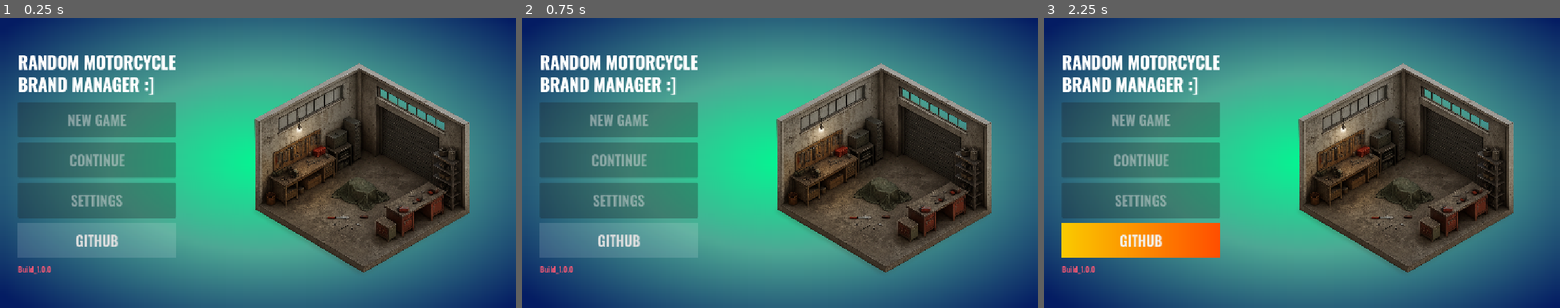
Above: before the commit, frames 1-3 (left to right).
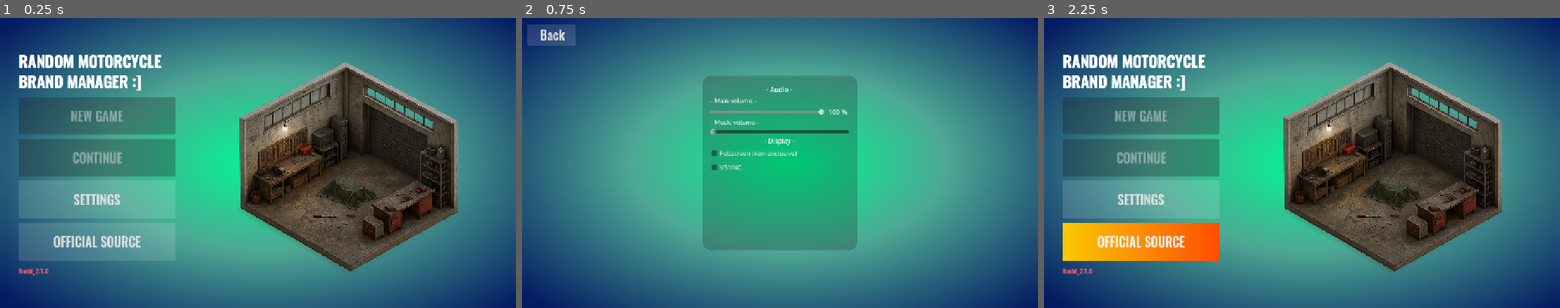
Above: after the commit, the same moments.

Repository: ryno57/RMBM
Game: Godot game, scene res://TitleScreen.tscn
The game is run twice, just before and just after one commit, with the same random seed, the same clock (stepped at 60 frames per second) and the same inputs.
Inputs (mouse positions are in pixels of both pictures, inside the frame that each line leads up to):
- Up to frame 1 (0.25 s): no input
- Up to frame 2 (0.75 s): click (620, 200) at 0.5 s, where only the run after the commit has a clickable "SETTINGS"
- Up to frame 3 (2.25 s): click (1074, 35) at 1.25 s, where only the run after the commit has a clickable "Back"; click "GITHUB" (after the commit: "OFFICIAL SOURCE") at 2 s

The runs differ from the first frame. In frame 1, 22% of the frame differs, in the area x 3-91%, y 12-89%; in frame 2, 49%, in the area x 1-91%, y 2-89%; in frame 3, 22%.

Commit message:
Build_2.1.0
see the release for the notes

Diff:
--- a/TitleScreen.tscn
+++ b/TitleScreen.tscn
@@ -1,20 +1,9 @@
-[gd_scene load_steps=12 format=3 uid="uid://7lmdsg8cf2d1"]
+[gd_scene load_steps=11 format=3 uid="uid://7lmdsg8cf2d1"]
 
 [ext_resource type="Script" uid="uid://ckoi5gbwaowv7" path="res://scripts/title_screen.gd" id="1_1xr1c"]
 [ext_resource type="FontFile" uid="uid://coouv157ntw6k" path="res://assets/FONT/Oswald-SemiBold.ttf" id="1_fnlyl"]
 [ext_resource type="Texture2D" uid="uid://c474jqx8lis63" path="res://assets/Rooms/garage_1.png" id="2_pkhjh"]
-
-[sub_resource type="Gradient" id="Gradient_kc5n2"]
-offsets = PackedFloat32Array(0, 0.4489796, 1)
-colors = PackedColorArray(3.0310523e-06, 0.9752752, 0.573129, 1, 0.30262834, 0.65751445, 0.5797984, 1, 0.016932715, 0.111548916, 0.38694713, 1)
-metadata/_snap_enabled = true
-metadata/_snap_count = 49
-
-[sub_resource type="GradientTexture2D" id="GradientTexture2D_kc5n2"]
-gradient = SubResource("Gradient_kc5n2")
-fill = 1
-fill_from = Vector2(0.51760566, 0.49823943)
-metadata/_snap_count = 58
+[ext_resource type="Texture2D" uid="uid://ct4idplogtxeb" path="res://assets/BGText.tres" id="2_tu0on"]
 
 [sub_resource type="LabelSettings" id="LabelSettings_pkhjh"]
 line_spacing = -9.52
@@ -29,29 +18,37 @@
 [sub_resource type="Gradient" id="Gradient_fnlyl"]
 colors = PackedColorArray(0.98039216, 0.7921569, 0, 1, 1, 0.30588236, 0, 1)
 
-[sub_resource type="GradientTexture1D" id="GradientTexture1D_pkhjh"]
+[sub_resource type="GradientTexture1D" id="GradientTexture1D_tu0on"]
 gradient = SubResource("Gradient_fnlyl")
 
 [sub_resource type="StyleBoxTexture" id="StyleBoxTexture_1xr1c"]
-texture = SubResource("GradientTexture1D_pkhjh")
+texture = SubResource("GradientTexture1D_tu0on")
 
 [sub_resource type="LabelSettings" id="LabelSettings_fnlyl"]
 font = ExtResource("1_fnlyl")
 font_size = 17
 font_color = Color(1, 0.34509805, 0.4509804, 1)
 
-[node name="CanvasLayer" type="CanvasLayer"]
-script = ExtResource("1_1xr1c")
-
-[node name="background" type="TextureRect" parent="."]
+[node name="Control" type="Control" unique_id=1118311297]
+layout_mode = 3
 anchors_preset = 15
 anchor_right = 1.0
 anchor_bottom = 1.0
 grow_horizontal = 2
 grow_vertical = 2
-texture = SubResource("GradientTexture2D_kc5n2")
+script = ExtResource("1_1xr1c")
 
-[node name="VBoxContainer" type="VBoxContainer" parent="."]
+[node name="background" type="TextureRect" parent="." unique_id=1149912720]
+layout_mode = 1
+anchors_preset = 15
+anchor_right = 1.0
+anchor_bottom = 1.0
+grow_horizontal = 2
+grow_vertical = 2
+texture = ExtResource("2_tu0on")
+
+[node name="VBoxContainer" type="VBoxContainer" parent="." unique_id=91296457]
+layout_mode = 1
 anchors_preset = -1
 anchor_left = 0.035
 anchor_top = 0.105
@@ -59,13 +56,13 @@
 anchor_bottom = 0.887
 theme_override_constants/separation = 11
 
-[node name="Label" type="Label" parent="VBoxContainer"]
+[node name="Label" type="Label" parent="VBoxContainer" unique_id=1893324453]
 layout_mode = 2
 text = "RANDOM MOTORCYCLE
 BRAND MANAGER :]"
 label_settings = SubResource("LabelSettings_pkhjh")
 
-[node name="Button" type="Button" parent="VBoxContainer"]
+[node name="Button" type="Button" parent="VBoxContainer" unique_id=1968444584 groups=["buttons"]]
 layout_mode = 2
 size_flags_vertical = 3
 focus_mode = 0
@@ -82,7 +79,7 @@
 disabled = true
 text = "NEW GAME"
 
-[node name="Button2" type="Button" parent="VBoxContainer"]
+[node name="Button2" type="Button" parent="VBoxContainer" unique_id=872699388 groups=["buttons"]]
 layout_mode = 2
 size_flags_vertical = 3
 focus_mode = 0
@@ -99,7 +96,7 @@
 disabled = true
 text = "CONTINUE"
 
-[node name="Button3" type="Button" parent="VBoxContainer"]
+[node name="Button3" type="Button" parent="VBoxContainer" unique_id=1316568681 groups=["buttons"]]
 layout_mode = 2
 size_flags_vertical = 3
 focus_mode = 0
@@ -113,10 +110,9 @@
 theme_override_styles/hover_mirrored = SubResource("StyleBoxTexture_1xr1c")
 theme_override_styles/hover_pressed = SubResource("StyleBoxTexture_1xr1c")
 theme_override_styles/hover_pressed_mirrored = SubResource("StyleBoxTexture_1xr1c")
-disabled = true
 text = "SETTINGS"
 
-[node name="Button4" type="Button" parent="VBoxContainer"]
+[node name="Button4" type="Button" parent="VBoxContainer" unique_id=1074685258 groups=["buttons"]]
 layout_mode = 2
 size_flags_vertical = 3
 focus_mode = 0
@@ -130,20 +126,26 @@
 theme_override_styles/hover_mirrored = SubResource("StyleBoxTexture_1xr1c")
 theme_override_styles/hover_pressed = SubResource("StyleBoxTexture_1xr1c")
 theme_override_styles/hover_pressed_mirrored = SubResource("StyleBoxTexture_1xr1c")
-text = "GITHUB"
+text = "OFFICIAL SOURCE"
 
-[node name="Version" type="Label" parent="VBoxContainer"]
+[node name="Version" type="Label" parent="VBoxContainer" unique_id=410787511]
 layout_mode = 2
-text = "Build_1.0.0"
+text = "Build_2.1.0"
 label_settings = SubResource("LabelSettings_fnlyl")
 
-[node name="PREVIEW_GARAGE" type="TextureRect" parent="."]
+[node name="PREVIEW_GARAGE" type="TextureRect" parent="." unique_id=134866119]
+layout_mode = 1
 anchors_preset = -1
-anchor_left = 0.474
+anchor_left = 0.443
 anchor_top = 0.132
-anchor_right = 0.931
+anchor_right = 0.908
 anchor_bottom = 0.913
+offset_left = 2.0
+offset_top = -3.0
+offset_right = 2.0
+offset_bottom = -3.0
 texture = ExtResource("2_pkhjh")
 expand_mode = 1
 
+[connection signal="pressed" from="VBoxContainer/Button3" to="." method="_on_button_3_pressed"]
 [connection signal="pressed" from="VBoxContainer/Button4" to="." method="_on_button_4_pressed"]
--- /dev/null
+++ b/assets/BGText.tres
@@ -0,0 +1,13 @@
+[gd_resource type="GradientTexture2D" load_steps=2 format=3 uid="uid://ct4idplogtxeb"]
+
+[sub_resource type="Gradient" id="Gradient_kc5n2"]
+offsets = PackedFloat32Array(0, 0.4489796, 1)
+colors = PackedColorArray(3.0310523e-06, 0.9752752, 0.573129, 1, 0.30262834, 0.65751445, 0.5797984, 1, 0.016932715, 0.111548916, 0.38694713, 1)
+metadata/_snap_enabled = true
+metadata/_snap_count = 49
+
+[resource]
+gradient = SubResource("Gradient_kc5n2")
+fill = 1
+fill_from = Vector2(0.51760566, 0.49823943)
+metadata/_snap_count = 58
--- /dev/null
+++ b/audio/scripts/music_manager.gd
@@ -0,0 +1,24 @@
+extends AudioStreamPlayer
+
+var playlist: Array = [
+	preload("res://audio/music/track1.ogg"),
+	preload("res://audio/music/track2.ogg"),
+	preload("res://audio/music/track3.ogg"),
+	preload("res://audio/music/track4.ogg"),
+	preload("res://audio/music/track5.ogg"),
+	preload("res://audio/music/track6.ogg"),
+]
+
+func _ready() -> void:
+	randomize()
+	_play_random_track()
+
+func _play_random_track() -> void:
+	if playlist.is_empty():
+		return
+	stream = playlist[randi() % playlist.size()]
+	play()
+
+func _process(_delta: float) -> void:
+	if not playing:
+		_play_random_track()
--- a/project.godot
+++ b/project.godot
@@ -12,14 +12,29 @@
 
 config/name="RMBM"
 run/main_scene="uid://7lmdsg8cf2d1"
-config/features=PackedStringArray("4.5", "Mobile")
+config/features=PackedStringArray("4.6", "Mobile")
+
+[autoload]
+
+MusicManager="*res://audio/scripts/music_manager.gd"
+SettingsManager="*res://scripts/SettingsManager.gd"
+SFXManager="*res://scripts/SFXManager.gd"
 
 [display]
 
+window/size/viewport_width=1280
+window/size/viewport_height=720
 window/stretch/mode="canvas_items"
 window/stretch/aspect="expand"
+
+[global_group]
+
+buttons=""
 
 [rendering]
 
 renderer/rendering_method="mobile"
 textures/vram_compression/import_s3tc_bptc=true
+textures/vram_compression/import_etc2_astc=true
+anti_aliasing/quality/msaa_2d=1
+2d/snap/snap_2d_transforms_to_pixel=true
--- /dev/null
+++ b/scripts/SFXManager.gd
@@ -0,0 +1,28 @@
+extends Node
+
+@onready var player := AudioStreamPlayer.new()
+var click_sound: AudioStream = preload("res://audio/sfx/pop_sfx.mp3")
+
+func _ready() -> void:
+	add_child(player)
+	await get_tree().process_frame
+	_connect_existing_buttons()
+	get_tree().connect("node_added", Callable(self, "_on_node_added"))
+
+func _connect_existing_buttons() -> void:
+	for node in get_tree().get_nodes_in_group("buttons"):
+		if node is Button:
+			_connect_button(node)
+
+func _on_node_added(node: Node) -> void:
+	if node is Button and node.is_in_group("buttons"):
+		_connect_button(node)
+
+func _connect_button(btn: Button) -> void:
+	if not btn.is_connected("pressed", Callable(self, "_on_button_pressed")):
+		btn.connect("pressed", Callable(self, "_on_button_pressed"))
+
+func _on_button_pressed() -> void:
+	player.stream = click_sound
+	player.stop()
+	player.play(0.0)
--- /dev/null
+++ b/scripts/SettingsManager.gd
@@ -0,0 +1,24 @@
+extends Node
+
+func _ready():
+	var config = ConfigFile.new()
+	if config.load("user://settings.cfg") == OK:
+		_apply_volume(config.get_value("audio", "master_volume", 100))
+		_apply_fullscreen(config.get_value("display", "fullscreen", false))
+		_apply_vsync(config.get_value("display", "VSYNC", false))
+	else:
+		_apply_volume(100)
+
+func _apply_volume(value: float) -> void:
+	var linear_value = value / 100
+	var db = -80.0 if linear_value <= 0.0 else linear_to_db(linear_value)
+	AudioServer.set_bus_volume_db(AudioServer.get_bus_index("Master"), db)
+
+func _apply_fullscreen(enable: bool) -> void:
+	var target_mode = DisplayServer.WINDOW_MODE_FULLSCREEN if enable else DisplayServer.WINDOW_MODE_WINDOWED
+	var current_mode = DisplayServer.window_get_mode()
+	if current_mode != target_mode:
+		DisplayServer.window_set_mode(target_mode)
+
+func _apply_vsync(enable: bool) -> void:
+	DisplayServer.window_set_vsync_mode(DisplayServer.VSYNC_ENABLED if enable else DisplayServer.VSYNC_DISABLED)
--- /dev/null
+++ b/scripts/settings.gd
@@ -0,0 +1,52 @@
+extends Control
+
+@onready var slider = $Panel/Settings_bg/Audio_Container/MainV_Container/HBoxContainer/HSlider
+@onready var label = $Panel/Settings_bg/Audio_Container/MainV_Container/HBoxContainer/Label
+@onready var fullscreen_checkbox = $Panel/Settings_bg/Display_Container/CheckBox
+@onready var VSYNC_checkbox = $Panel/Settings_bg/Display_Container/CheckBox2
+
+func _ready():
+	var config = ConfigFile.new()
+	if config.load("user://settings.cfg") == OK:
+		var volume = config.get_value("audio", "master_volume", 100)
+		slider.value = volume
+		label.text = str(int(volume)) + " %"
+
+		var fullscreen = config.get_value("display", "fullscreen", false)
+		fullscreen_checkbox.button_pressed = fullscreen
+
+		var VSYNC = config.get_value("display", "VSYNC", false)
+		VSYNC_checkbox.button_pressed = VSYNC
+	else:
+		slider.value = 100
+		label.text = "100 %"
+		fullscreen_checkbox.button_pressed = false
+		VSYNC_checkbox.button_pressed = false
+
+
+func _on_h_slider_value_changed(value: int) -> void:
+	label.text = str(int(value)) + " %"
+	SettingsManager._apply_volume(value)
+	_save_settings()
+
+
+func _on_check_box_toggled(button_pressed: bool) -> void:
+	SettingsManager._apply_fullscreen(button_pressed)
+	_save_settings()
+
+
+func _on_check_box_2_toggled(button_pressed: bool) -> void:
+	SettingsManager._apply_vsync(button_pressed)
+	_save_settings()
+
+
+func _on_button_pressed() -> void:
+	get_tree().change_scene_to_file("res://TitleScreen.tscn")
+
+
+func _save_settings() -> void:
+	var config = ConfigFile.new()
+	config.set_value("audio", "master_volume", slider.value)
+	config.set_value("display", "fullscreen", fullscreen_checkbox.button_pressed)
+	config.set_value("display", "VSYNC", VSYNC_checkbox.button_pressed)
+	config.save("user://settings.cfg")
--- a/scripts/title_screen.gd
+++ b/scripts/title_screen.gd
@@ -1,4 +1,7 @@
-extends CanvasLayer
+extends Control
 
 func _on_button_4_pressed():
 	OS.shell_open("https://github.com/ryno57/RMBM")
+
+func _on_button_3_pressed():
+	get_tree().change_scene_to_file("res://settings.tscn")
--- /dev/null
+++ b/settings.tscn
@@ -0,0 +1,156 @@
+[gd_scene load_steps=10 format=3 uid="uid://drhbxetfmkycf"]
+
+[ext_resource type="Script" uid="uid://ctb01ahaulpbr" path="res://scripts/settings.gd" id="1_nkug2"]
+[ext_resource type="Texture2D" uid="uid://ct4idplogtxeb" path="res://assets/BGText.tres" id="1_x2hje"]
+[ext_resource type="FontFile" uid="uid://coouv157ntw6k" path="res://assets/FONT/Oswald-SemiBold.ttf" id="2_3ykye"]
+[ext_resource type="FontFile" uid="uid://cxmbiupcfwqvw" path="res://assets/FONT/Nunito/static/Nunito-SemiBold.ttf" id="4_gc0em"]
+
+[sub_resource type="StyleBoxFlat" id="StyleBoxFlat_gc0em"]
+bg_color = Color(1.1561769, 1.1561769, 1.1561769, 0.13333334)
+
+[sub_resource type="Gradient" id="Gradient_cj1lu"]
+colors = PackedColorArray(0.98039216, 0.7921569, 0, 1, 1, 0.30588236, 0, 1)
+
+[sub_resource type="GradientTexture1D" id="GradientTexture1D_pkhjh"]
+gradient = SubResource("Gradient_cj1lu")
+
+[sub_resource type="StyleBoxTexture" id="StyleBoxTexture_71mqq"]
+texture = SubResource("GradientTexture1D_pkhjh")
+
+[sub_resource type="StyleBoxFlat" id="StyleBoxFlat_3ykye"]
+bg_color = Color(0, 0, 0, 0.19607843)
+corner_radius_top_left = 20
+corner_radius_top_right = 20
+corner_radius_bottom_right = 20
+corner_radius_bottom_left = 20
+
+[node name="Control" type="Control"]
+layout_mode = 3
+anchors_preset = 15
+anchor_right = 1.0
+anchor_bottom = 1.0
+grow_horizontal = 2
+grow_vertical = 2
+script = ExtResource("1_nkug2")
+
+[node name="Main_Background" type="TextureRect" parent="."]
+layout_mode = 1
+anchors_preset = 15
+anchor_right = 1.0
+anchor_bottom = 1.0
+grow_horizontal = 2
+grow_vertical = 2
+texture = ExtResource("1_x2hje")
+
+[node name="Button" type="Button" parent="." groups=["buttons"]]
+layout_mode = 1
+anchors_preset = -1
+anchor_left = 0.011
+anchor_top = 0.021
+anchor_right = 0.105
+anchor_bottom = 0.095
+grow_horizontal = 2
+grow_vertical = 2
+size_flags_vertical = 3
+focus_mode = 0
+theme_override_fonts/font = ExtResource("2_3ykye")
+theme_override_font_sizes/font_size = 31
+theme_override_styles/normal = SubResource("StyleBoxFlat_gc0em")
+theme_override_styles/normal_mirrored = SubResource("StyleBoxFlat_gc0em")
+theme_override_styles/pressed = SubResource("StyleBoxFlat_gc0em")
+theme_override_styles/pressed_mirrored = SubResource("StyleBoxFlat_gc0em")
+theme_override_styles/hover = SubResource("StyleBoxTexture_71mqq")
+theme_override_styles/hover_mirrored = SubResource("StyleBoxTexture_71mqq")
+theme_override_styles/hover_pressed = SubResource("StyleBoxTexture_71mqq")
+theme_override_styles/hover_pressed_mirrored = SubResource("StyleBoxTexture_71mqq")
+text = "Back"
+
+[node name="Panel" type="Panel" parent="."]
+layout_mode = 1
+anchors_preset = -1
+anchor_left = 0.35
+anchor_top = 0.2
+anchor_right = 0.65
+anchor_bottom = 0.8
+grow_horizontal = 2
+grow_vertical = 2
+theme_override_styles/panel = SubResource("StyleBoxFlat_3ykye")
+
+[node name="Settings_bg" type="VBoxContainer" parent="Panel"]
+layout_mode = 1
+anchors_preset = -1
+anchor_left = 0.05
+anchor_top = 0.05
+anchor_right = 0.95
+anchor_bottom = 0.95
+grow_horizontal = 2
+grow_vertical = 2
+
+[node name="Audio_Container" type="VBoxContainer" parent="Panel/Settings_bg"]
+layout_mode = 2
+
+[node name="Audio_label" type="Label" parent="Panel/Settings_bg/Audio_Container"]
+layout_mode = 2
+text = "- Audio -"
+horizontal_alignment = 1
+
+[node name="MainV_Container" type="VBoxContainer" parent="Panel/Settings_bg/Audio_Container"]
+layout_mode = 2
+
+[node name="MainV_label" type="Label" parent="Panel/Settings_bg/Audio_Container/MainV_Container"]
+layout_mode = 2
+theme_override_fonts/font = ExtResource("4_gc0em")
+text = "- Main volume -"
+
+[node name="HBoxContainer" type="HBoxContainer" parent="Panel/Settings_bg/Audio_Container/MainV_Container"]
+layout_mode = 2
+
+[node name="HSlider" type="HSlider" parent="Panel/Settings_bg/Audio_Container/MainV_Container/HBoxContainer"]
+layout_mode = 2
+size_flags_horizontal = 3
+size_flags_vertical = 1
+size_flags_stretch_ratio = 5.12
+focus_mode = 0
+
+[node name="Label" type="Label" parent="Panel/Settings_bg/Audio_Container/MainV_Container/HBoxContainer"]
+layout_mode = 2
+size_flags_horizontal = 3
+horizontal_alignment = 1
+
+[node name="MusicV_Container" type="VBoxContainer" parent="Panel/Settings_bg/Audio_Container"]
+layout_mode = 2
+
+[node name="MusicV_label" type="Label" parent="Panel/Settings_bg/Audio_Container/MusicV_Container"]
+layout_mode = 2
+theme_override_fonts/font = ExtResource("4_gc0em")
+text = "- Music volume -"
+
+[node name="HSlider" type="HSlider" parent="Panel/Settings_bg/Audio_Container/MusicV_Container"]
+layout_mode = 2
+editable = false
+scrollable = false
+
+[node name="Display_Container" type="VBoxContainer" parent="Panel/Settings_bg"]
+layout_mode = 2
+
+[node name="Display_label" type="Label" parent="Panel/Settings_bg/Display_Container"]
+layout_mode = 2
+text = "- Display -"
+horizontal_alignment = 1
+
+[node name="CheckBox" type="CheckBox" parent="Panel/Settings_bg/Display_Container"]
+layout_mode = 2
+focus_mode = 0
+theme_override_fonts/font = ExtResource("4_gc0em")
+text = "Fullscreen (non-exclusive)"
+
+[node name="CheckBox2" type="CheckBox" parent="Panel/Settings_bg/Display_Container"]
+layout_mode = 2
+focus_mode = 0
+theme_override_fonts/font = ExtResource("4_gc0em")
+text = "VSYNC"
+
+[connection signal="pressed" from="Button" to="." method="_on_button_pressed"]
+[connection signal="value_changed" from="Panel/Settings_bg/Audio_Container/MainV_Container/HBoxContainer/HSlider" to="." method="_on_h_slider_value_changed"]
+[connection signal="toggled" from="Panel/Settings_bg/Display_Container/CheckBox" to="." method="_on_check_box_toggled"]
+[connection signal="toggled" from="Panel/Settings_bg/Display_Container/CheckBox2" to="." method="_on_check_box_2_toggled"]
Binary file added: assets/FONT/Nunito/static/Nunito-SemiBold.ttf
Not shown, added: assets/FONT/Nunito/static/Nunito-SemiBold.ttf.import
Binary file added: assets/FONT/Nunito/static/Nunito-SemiBoldItalic.ttf
Not shown, added: assets/FONT/Nunito/static/Nunito-SemiBoldItalic.ttf.import
Binary file removed: assets/icon.png
Binary file added: assets/robinet_logo.png
Not shown, changed: assets/robinet_logo.png.import
Not shown, added: audio/music/track1.ogg.import
Not shown, added: audio/music/track2.ogg.import
Not shown, added: audio/music/track3.ogg.import
Not shown, added: audio/music/track4.ogg.import
Not shown, added: audio/music/track5.ogg.import
(and 14 more such lines)
